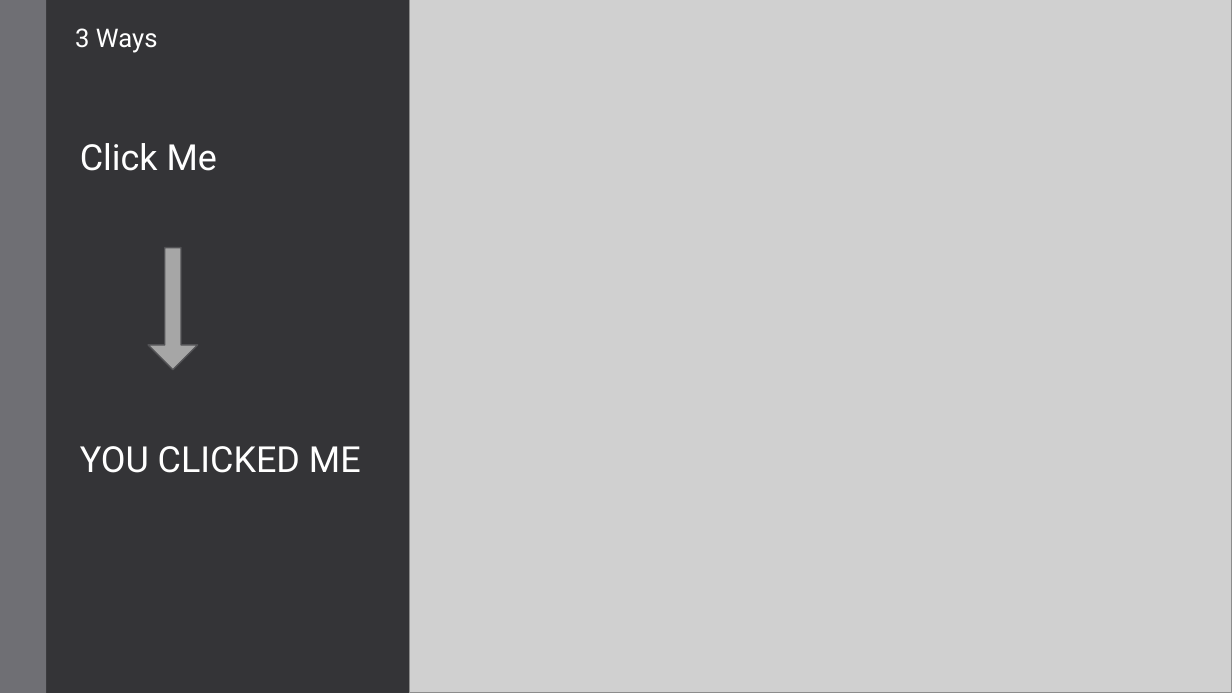
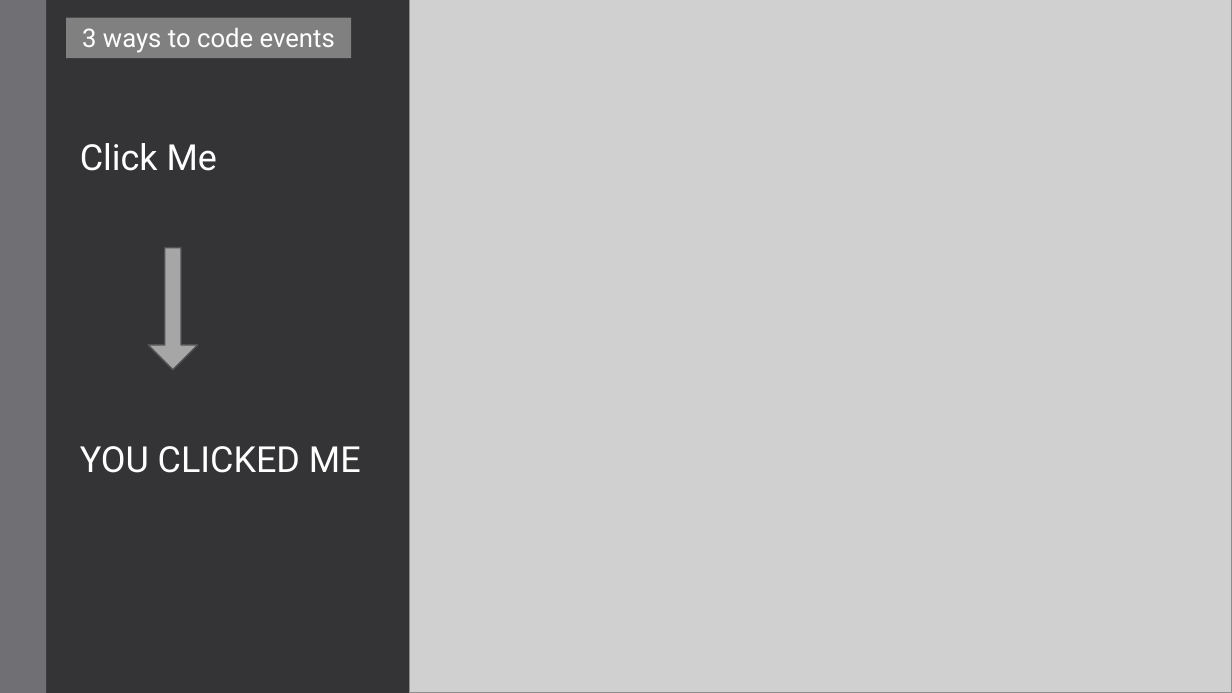
Before and after one commit to Cook-Amy/Cook-Amy.github.io, a slide deck: slide 28 of Teaching/jsEvents/JavaScript Events.pptx (slide 26 before the commit). Drawn at 1232x693 pixels with LibreOffice and Linux fonts; fonts in the diff are those of the drawing; grey boxes stand for pictures. Boxes give left, top, right and bottom in pixels: in the first picture for what was removed or moved away, otherwise in the second. Text is boxed around its words. In the diff, an @@ line names an element or a change of style, - is before the commit and + after.

```diff
--- a/Teaching/jsEvents/JavaScript Events.pptx
+++ b/Teaching/jsEvents/JavaScript Events.pptx
@@ rectangle "3 ways to code events": place and size @@
-rectangle "3 ways to code events" at <box>75,28,158,53</box>
+rectangle "3 ways to code events" at <box>67,18,351,58</box>
@@ rectangle "3 ways to code events" at <box>67,18,351,58</box>: fill none to #808080 @@
@@ text in rectangle at <box>82,28,335,53</box>: text changed @@
-3 Ways
+3 ways to code events
```
Also in this commit, not shown: 3 other slides changed, 4 slides added, 1 slide removed, 3 other files.
